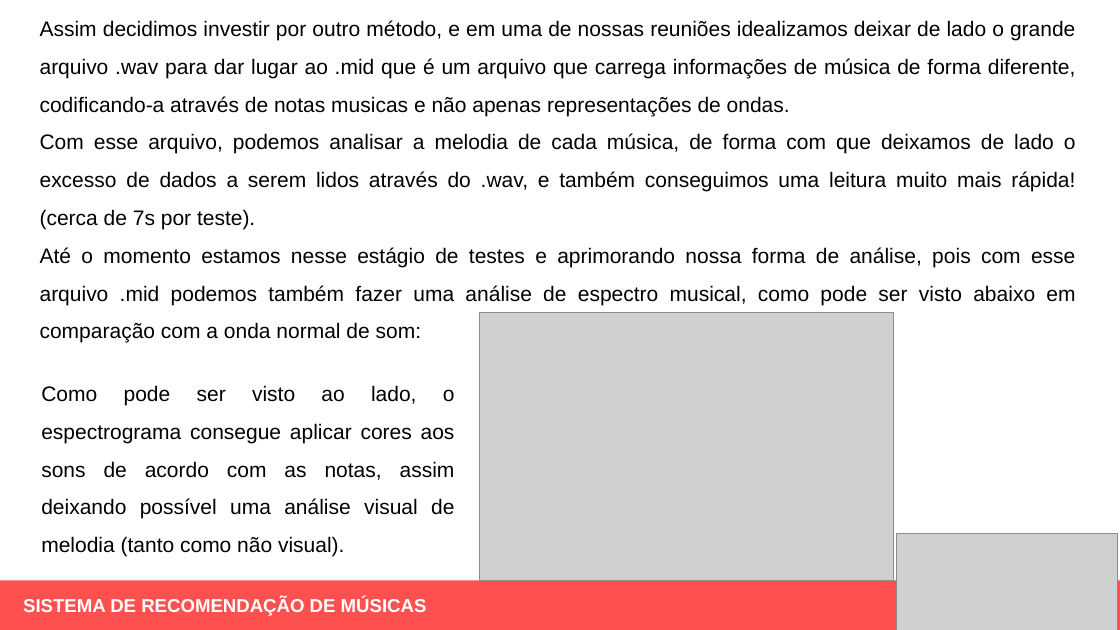
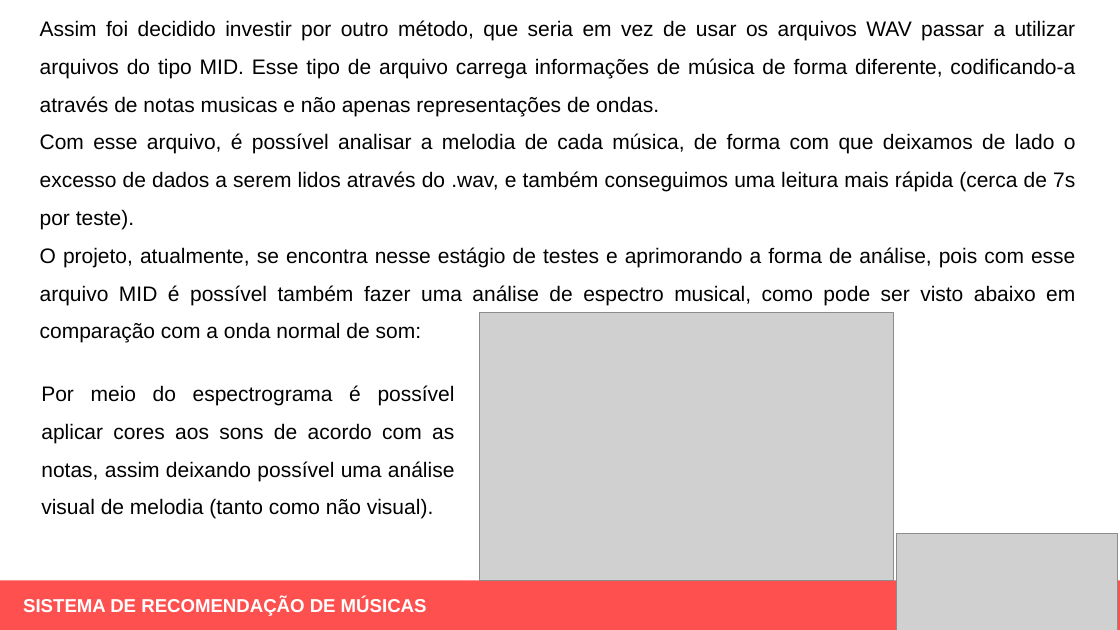
Before and after one commit to ItanuRomero/ICMusicBinary, a slide deck: slide 6 of 4aMostraEPE/MostraDigitalEPE_modelo-Pesquisa.pptx. Drawn at 1120x630 pixels with LibreOffice and Linux fonts; fonts in the diff are those of the drawing; grey boxes stand for pictures. Boxes give left, top, right and bottom in pixels: in the first picture for what was removed or moved away, otherwise in the second. Text is boxed around its words. In the diff, an @@ line names an element or a change of style, - is before the commit and + after.

Commit message:
update files

```diff
--- a/4aMostraEPE/MostraDigitalEPE_modelo-Pesquisa.pptx
+++ b/4aMostraEPE/MostraDigitalEPE_modelo-Pesquisa.pptx
@@ text at <box>40,20,1076,343</box>: text changed @@
-Assim decidimos investir por outro método, e em uma de nossas reuniões idealizamos deixar de lado o grande arquivo .wav para dar lugar ao .mid que é um arquivo que carrega informações de música de forma diferente, codificando-a através de notas musicas e não apenas representações de ondas.
-Com esse arquivo, podemos analisar a melodia de cada música, de forma com que deixamos de lado o excesso de dados a serem lidos através do .wav, e também conseguimos uma leitura muito mais rápida! (cerca de 7s por teste).
-Até o momento estamos nesse estágio de testes e aprimorando nossa forma de análise, pois com esse arquivo .mid podemos também fazer uma análise de espectro musical, como pode ser visto abaixo em comparação com a onda normal de som:
+Assim foi decidido investir por outro método, que seria em vez de usar os arquivos WAV passar a utilizar arquivos do tipo MID. Esse tipo de arquivo carrega informações de música de forma diferente, codificando-a através de notas musicas e não apenas representações de ondas.
+Com esse arquivo, é possível analisar a melodia de cada música, de forma com que deixamos de lado o excesso de dados a serem lidos através do .wav, e também conseguimos uma leitura mais rápida (cerca de 7s por teste).
+O projeto, atualmente, se encontra nesse estágio de testes e aprimorando a forma de análise, pois com esse arquivo MID é possível também fazer uma análise de espectro musical, como pode ser visto abaixo em comparação com a onda normal de som:
@@ text at <box>41,385,455,519</box>: text changed @@
-Como pode ser visto ao lado, o espectrograma consegue aplicar cores aos sons de acordo com as notas, assim deixando possível uma análise visual de melodia (tanto como não visual).
+Por meio do espectrograma é possível aplicar cores aos sons de acordo com as notas, assim deixando possível uma análise visual de melodia (tanto como não visual).
```
Also in this commit, not shown: 6 other slides changed.
